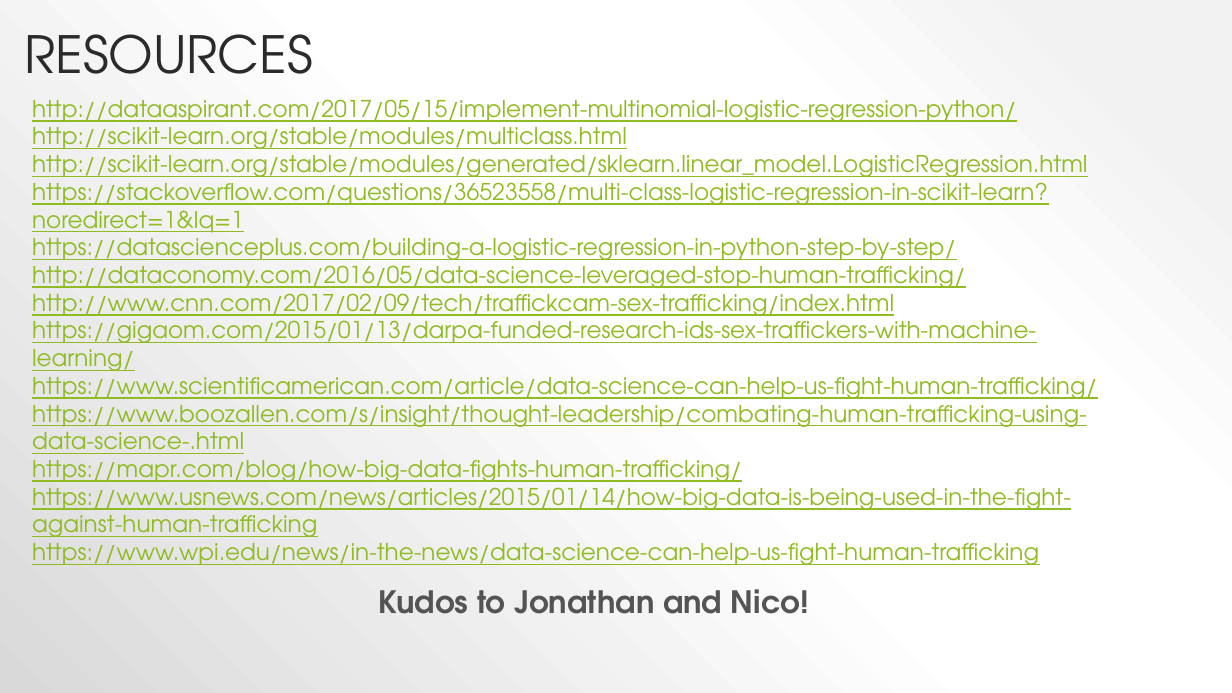
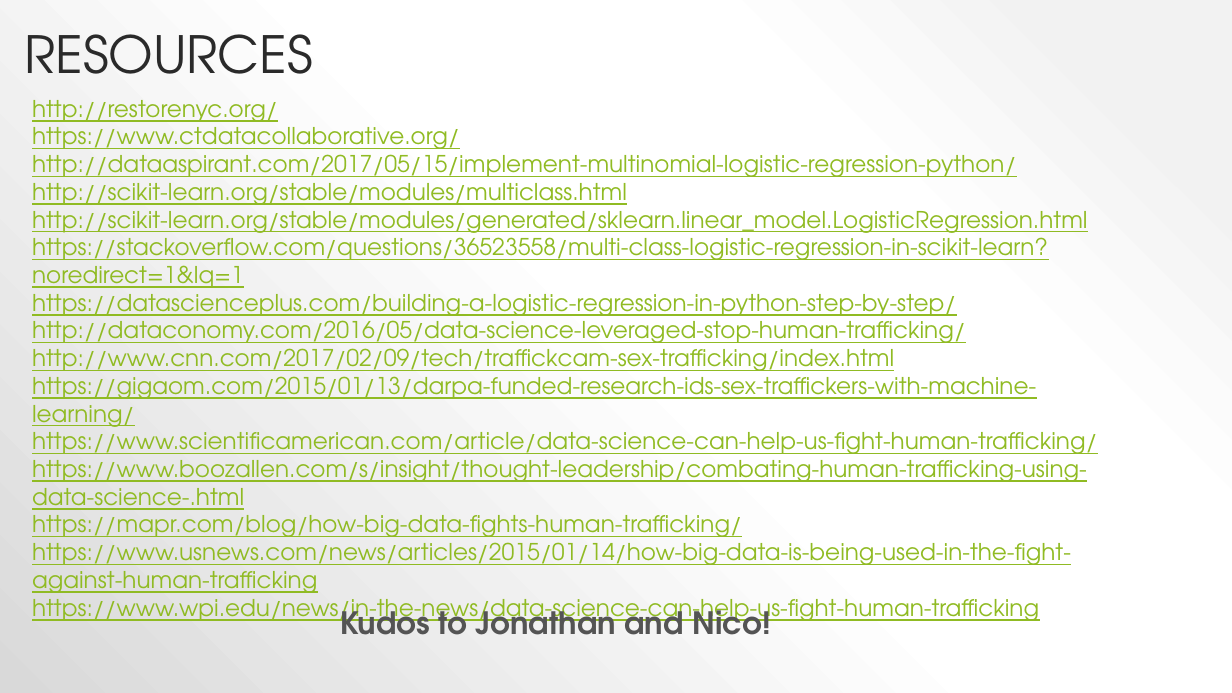
Before and after one commit to elleincheng/ga-ds-hw-repo, a slide deck: slide 28 of FinalProject_Part4/GA_DAT_FinalPresentation_ElleinCheng.pptx. Drawn at 1232x693 pixels with LibreOffice and Linux fonts; fonts in the diff are those of the drawing. Boxes give left, top, right and bottom in pixels: in the first picture for what was removed or moved away, otherwise in the second. Text is boxed around its words. In the diff, an @@ line names an element or a change of style, - is before the commit and + after.

```diff
--- a/FinalProject_Part4/GA_DAT_FinalPresentation_ElleinCheng.pptx
+++ b/FinalProject_Part4/GA_DAT_FinalPresentation_ElleinCheng.pptx
@@ text at (32,100,460,156): paragraphs added @@
+http://restorenyc.org/
+https://www.ctdatacollaborative.org/
@@ text "Kudos to Jonathan and Nico!" rewrapped from (379,589,809,614) to (340,601,770,635) @@
```
